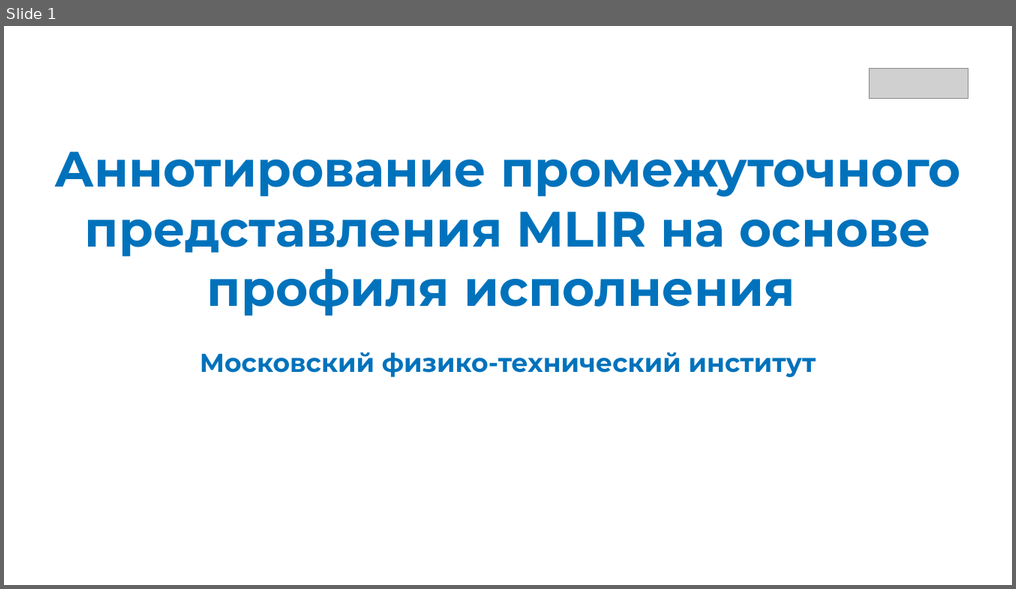
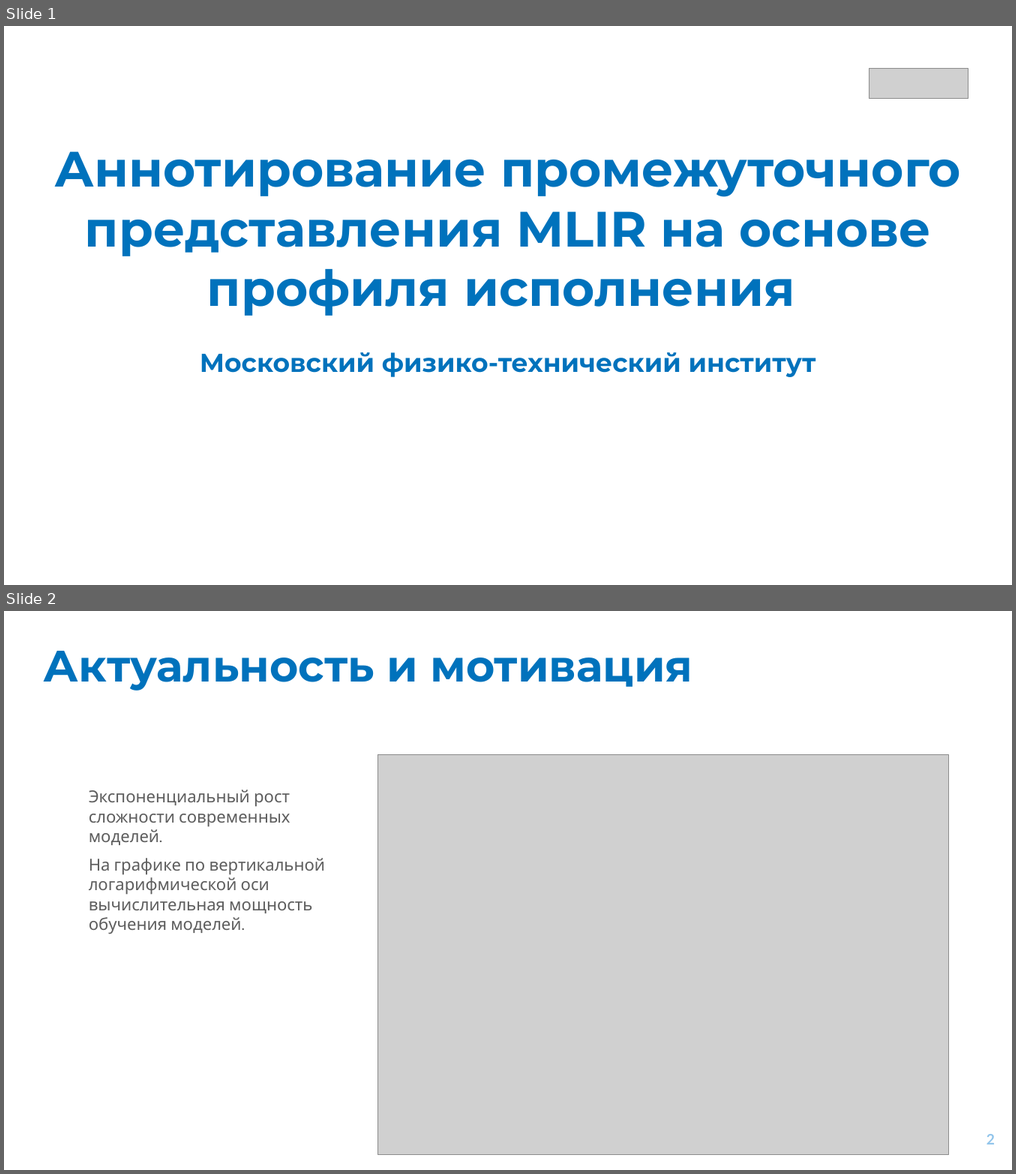
Before and after one commit to alexxRT/mipt-thesis, a slide deck: results/presentation/Presentation.pptx. Shown one above the other, each under a label of ours: slide 1 before the commit, slides 1 and 2 after it. The pictures are 1016x589 and 1016x1174 pixels, drawn with LibreOffice and Linux fonts; fonts in the diff are those of the drawing; grey boxes stand for pictures; background and template pictures are left out. Boxes give left, top, right and bottom in pixels: in the first picture for what was removed or moved away, otherwise in the second. Text is boxed around its words. In the diff, an @@ line names an element or a change of style, - is before the commit and + after.

Commit message:
update: text and presentation changes

```diff
--- a/results/presentation/Presentation.pptx
+++ b/results/presentation/Presentation.pptx
@@ slide 2 added at (4,611,1012,1170), background #FFFFFF @@
@@ title added at (44,651,693,691), 85 pt, text #0072BC, bold @@
+Актуальность и мотивация
@@ picture added at (378,754,949,1154) @@
@@ text added at (89,789,326,934), 32 pt, text #5D5D5D @@
+Экспоненциальный рост сложности современных моделей.
+На графике по вертикальной логарифмической оси вычислительная мощность обучения моделей.
@@ page number added at (986,1134,995,1144), 28 pt, text #92C5EB, bold @@
+2
```
Also in this commit, not shown: 5 slides changed, 1 other slide added, 1 slide removed, 13 other files.
